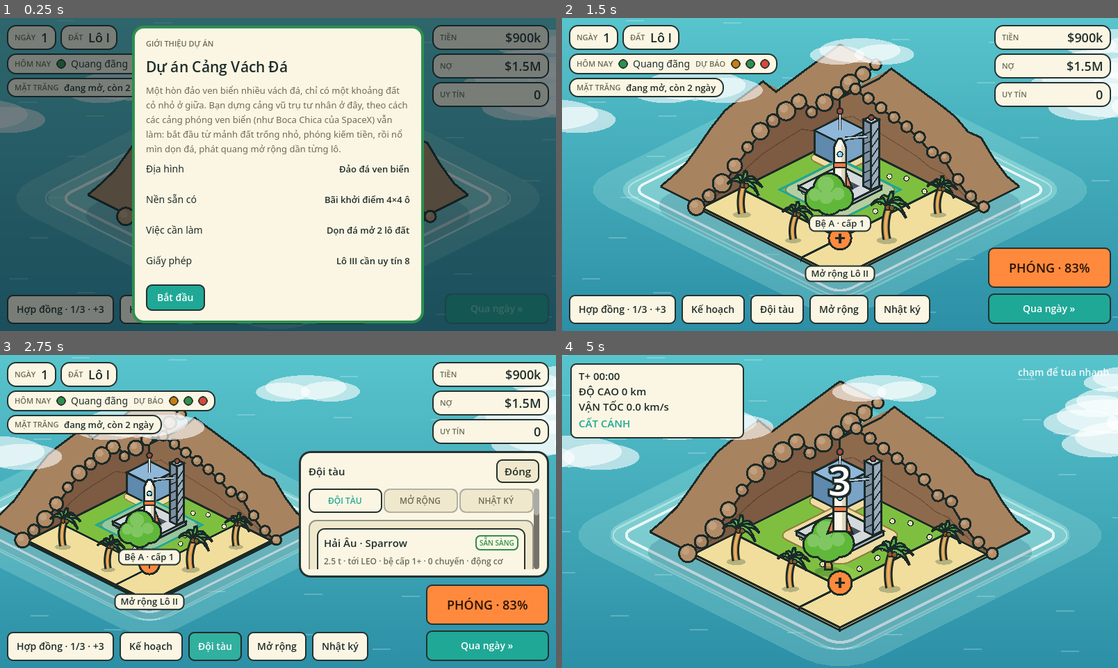
Above: before the commit, frames 1-4 (two rows, left to right).
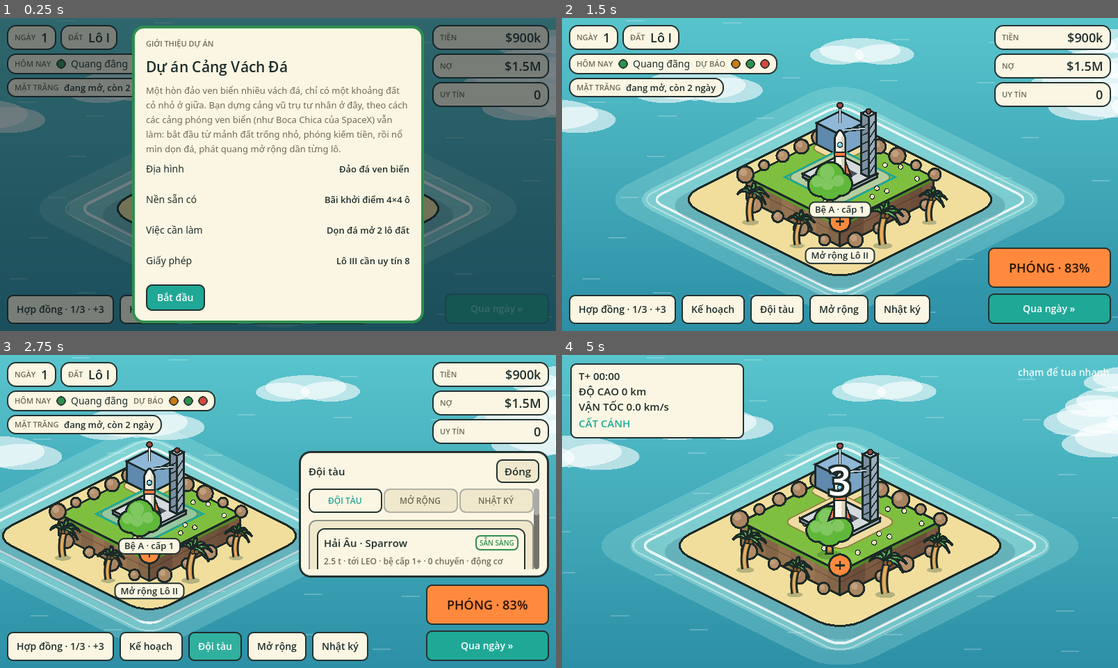
Above: after the commit, the same moments.

Repository: DcViet/bephong-godot
Game: Godot game, scene res://scenes/main.tscn
Two runs of this game, one before a commit and one after it. Both use one fixed random seed, a clock stepped at 60 frames per second and the inputs below.
Inputs:
- Up to frame 1 (0.25 s): no input
- Up to frame 2 (1.5 s): click "Hợp đồng · 1/3 · +3" at 0.5 s; click "Kế hoạch" at 1.25 s
- Up to frame 3 (2.75 s): click "Đội tàu" at 2 s
- Up to frame 4 (5 s): click "Mở rộng" at 2.75 s; click "Nhật ký" at 3.5 s; click "PHÓNG · 83%" at 4.25 s

The runs differ from the first frame. In frame 1, 2.8% of the frame differs, in the area x 8-92%, y 39-74%; in frame 2, 30%; in frame 3, 23%; in frame 4, 32%, in the area x 3-97%, y 8-100%.

Commit message:
Đảo theo phối cảnh: hai cạnh gần camera là vách đá thấp, chân vách ra bãi cát
Mặt nước và bãi cát nằm thấp (z = -CLIFF_H), vùng cỏ nâng cao hơn. Phía sau chỉ lộ đường viền và tảng đá.
Máy ủi đứng trên cỏ, cọ đứng trên cát ở chân vách, camera chừa chỗ cho chân vách.

Co-Authored-By: Claude Sonnet 5.5 <noreply@anthropic.com>

Diff:
--- a/scripts/launch_view.gd
+++ b/scripts/launch_view.gd
@@ -33,7 +33,7 @@
 const PLAZA := Rect2(2, 2, 8, 8)
 const FULL := Rect2(1, 1, 10, 10)    # vùng cỏ cuối cùng; một vành đá / bãi cát bao quanh
 const RIM := 1.5                     # bề rộng vành đá / bãi cát quanh vùng cỏ (ô lưới)
-const CLIFF_H := 85.0                # độ cao vách núi phía sau (px thế giới)
+const CLIFF_H := 46.0                # chiều cao vách đá ở hai cạnh gần camera (px thế giới)
 
 var desc: Dictionary = {}
 var running: bool = false
@@ -351,7 +351,7 @@
 	var lx := _iso(vr.position.x, vr.end.y).x
 	var rxe := _iso(vr.end.x, vr.position.y).x
 	var ty := minf(_iso(vr.position.x, vr.position.y).y - 110.0, 60.0)    # chừa chỗ cho tháp và tàu
-	var by := _iso(vr.end.x, vr.end.y).y + 50.0
+	var by := _iso(vr.end.x, vr.end.y).y + 50.0 + CLIFF_H
 	var ww := rxe - lx
 	if size.x < size.y:
 		ww = minf(ww, 780.0)    # màn dọc: cắt bớt hai góc đảo cho đỡ nhỏ
@@ -415,7 +415,7 @@
 
 
 ## Hình chữ nhật bo góc trên lưới → các điểm iso (dùng cho vùng nước nông, bọt sóng).
-func _rrect(r: Rect2, rad: float, n: int = 5) -> PackedVector2Array:
+func _rrect(r: Rect2, rad: float, n: int = 5, z: float = 0.0) -> PackedVector2Array:
 	var pts := PackedVector2Array()
 	var cs: Array = [Vector2(r.end.x - rad, r.position.y + rad), Vector2(r.end.x - rad, r.end.y - rad), Vector2(r.position.x + rad, r.end.y - rad), Vector2(r.position.x + rad, r.position.y + rad)]
 	var a0: Array = [-PI * 0.5, 0.0, PI * 0.5, PI]
@@ -423,21 +423,21 @@
 		var ctr: Vector2 = cs[c]
 		for i in n + 1:
 			var a: float = float(a0[c]) + PI * 0.5 * float(i) / float(n)
-			pts.append(_iso(ctr.x + cos(a) * rad, ctr.y + sin(a) * rad))
+			pts.append(_iso(ctr.x + cos(a) * rad, ctr.y + sin(a) * rad, z))
 	return pts
 
 
 ## Nước nông xanh ngọc quanh đảo + hai vòng bọt sóng vỗ nhẹ (kiểu đảo nhiệt đới).
-func _draw_shallows(land: Rect2) -> void:
+func _draw_shallows(land: Rect2, z: float = 0.0) -> void:
 	var halo := land.grow(1.7)
-	draw_colored_polygon(_rrect(halo, 1.3), Color(0.78, 0.98, 0.93, 0.2))
-	draw_colored_polygon(_rrect(land.grow(1.0), 0.9), Color(0.8, 1.0, 0.94, 0.30))
+	draw_colored_polygon(_rrect(halo, 1.3, 5, z), Color(0.78, 0.98, 0.93, 0.2))
+	draw_colored_polygon(_rrect(land.grow(1.0), 0.9, 5, z), Color(0.8, 1.0, 0.94, 0.30))
 	var sw := 0.0 if _reduce_motion else sin(_t * 1.6)
 	var foam := land.grow(0.42)
-	var l1 := _rrect(foam.grow(0.10 + 0.05 * sw), 0.45)
+	var l1 := _rrect(foam.grow(0.10 + 0.05 * sw), 0.45, 5, z)
 	l1.append(l1[0])
 	draw_polyline(l1, Color(1, 1, 1, 0.82), 5.0)
-	var l2 := _rrect(foam.grow(0.46 + 0.09 * sin(_t * 1.6 + 1.7 if not _reduce_motion else 0.0)), 0.6)
+	var l2 := _rrect(foam.grow(0.46 + 0.09 * sin(_t * 1.6 + 1.7 if not _reduce_motion else 0.0)), 0.6, 5, z)
 	l2.append(l2[0])
 	draw_polyline(l2, Color(1, 1, 1, 0.38), 3.0)
 
@@ -453,109 +453,94 @@
 	return Rect2(cur.position.lerp(tgt.position, f), cur.size.lerp(tgt.size, f))
 
 
+## Đảo theo phối cảnh: mặt nước và bãi cát nằm thấp (z = −CLIFF_H), vùng cỏ nâng cao hơn; hai cạnh gần camera là vách đá
+## (chân vách ra bãi cát); hai cạnh phía sau chỉ lộ đường viền và vài tảng đá.
 func _draw_island() -> void:
 	var e := _eff
 	var isl := e.grow(RIM)
-	_draw_shallows(isl)
-	var shadow := _rrect(isl.grow(0.3), 0.9)
+	var zw := -CLIFF_H
+	_draw_shallows(isl, zw)
+	var shadow := _rrect(isl.grow(0.3), 0.9, 5, zw)
 	for k in shadow.size():
-		shadow[k] += Vector2(0, 30)
+		shadow[k] += Vector2(0, 12)
 	draw_colored_polygon(shadow, Color(0.1, 0.35, 0.45, 0.22))
+	_draw_beach(isl)
+	_draw_cliffs(e)
 	# Cỏ: một mảng xanh, thêm vài ô sáng hơn cho đỡ phẳng.
-	draw_colored_polygon(PackedVector2Array([_iso(e.position.x, e.position.y), _iso(e.end.x, e.position.y), _iso(e.end.x, e.end.y), _iso(e.position.x, e.end.y)]), Color.html("#7fbf40"))
+	var corners := PackedVector2Array([_iso(e.position.x, e.position.y), _iso(e.end.x, e.position.y), _iso(e.end.x, e.end.y), _iso(e.position.x, e.end.y)])
+	draw_colored_polygon(corners, Color.html("#7fbf40"))
 	var lite := Color.html("#8bc948")
 	for i in range(floori(e.position.x), ceili(e.end.x)):
 		for j in range(floori(e.position.y), ceili(e.end.y)):
 			if (i * 73 + j * 151) % 4 == 0 and e.encloses(Rect2(float(i), float(j), 1.0, 1.0)):
 				_flat_tile(float(i), float(j), 1.0, 1.0, lite)
-	_draw_beach(e, isl)
-	_draw_cliffs(e, isl)
-
-
-## Bãi cát phía trước (hai cạnh gần camera): thấp, sáng, không che mặt bằng.
-func _draw_beach(e: Rect2, isl: Rect2) -> void:
-	var top := Color.html("#f1de9c")
-	var lc := Color.html("#cdb67e")
-	var rc := Color.html("#dfca8f")
-	_box(e.position.x, e.end.y, e.size.x, isl.end.y - e.end.y, 5.0, top, lc, rc)
-	_box(e.end.x, e.position.y, isl.end.x - e.end.x, isl.end.y - e.position.y, 5.0, top, lc, rc)
-
-
-## Độ cao sống núi tại điểm thứ k: cao ở phía sau, thấp dần về phía trước (u = 0 → 1) rồi hạ thành bãi cát.
-func _ridge_h(u: float, k: int) -> float:
-	var taper := 1.0 - smoothstep(0.5, 1.0, u)
-	var n := 0.78 + 0.44 * float((k * 37 + 11) % 13) / 13.0
-	return 6.0 + CLIFF_H * taper * n
-
-
-## Vách núi liền khối ở hai cạnh phía sau: mặt vách quay vào bãi cỏ, mặt đỉnh nằm sau lưng, sống núi lởm chởm có tảng tròn.
-## Mỗi mặt vẽ bằng các dải tứ giác lồi (một đa giác lớn có thể tự cắt nên không tô được).
-func _draw_cliffs(e: Rect2, isl: Rect2) -> void:
-	var wall := Color.html("#7d5a42")
-	var wall2 := Color.html("#8e6a4d")
-	var top := Color.html("#a88360")
-	var boulder := Color.html("#b8926c")
-	# --- Cạnh sau-trái: x ∈ [isl.x0, e.x0], chạy dọc theo y ---
-	var nl := maxi(2, int(ceil((isl.end.y - isl.position.y) / 0.5)))
-	var span := maxf(0.1, isl.end.y - e.position.y)
-	var in_t := PackedVector2Array()
-	var out_t := PackedVector2Array()
-	var base := PackedVector2Array()
-	var mid := PackedVector2Array()
-	var face_t := PackedVector2Array()
+	var ln := PackedVector2Array(corners)
+	ln.append(corners[0])
+	draw_polyline(ln, INK, _ow())
+	_draw_rim_rocks(e)
+
+
+## Bãi cát thấp bao quanh đảo (ở mực nước); phần phía sau bị vùng cỏ che đi.
+func _draw_beach(isl: Rect2) -> void:
+	var pts := _rrect(isl, 0.9, 5, -CLIFF_H)
+	draw_colored_polygon(pts, Color.html("#f1de9c"))
+	var ln := PackedVector2Array(pts)
+	ln.append(pts[0])
+	draw_polyline(ln, INK, _ow())
+
+
+## Vách đá thấp ở hai cạnh gần camera: mép cỏ ở độ cao 0, chân vách chạm bãi cát (z = −CLIFF_H).
+## Cạnh y = e.end.y quay mặt về +gy (trái-dưới); cạnh x = e.end.x quay mặt về +gx (phải-dưới, tối hơn).
+func _draw_cliffs(e: Rect2) -> void:
+	var zb := -CLIFF_H
+	var ow := _ow()
+	var face_a := Color.html("#9a7653")
+	var face_b := Color.html("#7d5a42")
+	var lip := Color.html("#5f9b2f")
+	var strata := Color(0, 0, 0, 0.2)
+	var na := maxi(2, int(ceil(e.size.x / 0.5)))
+	for k in na:
+		var x0 := e.position.x + e.size.x * float(k) / float(na)
+		var x1 := e.position.x + e.size.x * float(k + 1) / float(na)
+		var col := face_a.lerp(face_a.darkened(0.14), float((k * 37) % 5) / 4.0)
+		draw_colored_polygon(PackedVector2Array([_iso(x0, e.end.y, 0.0), _iso(x1, e.end.y, 0.0), _iso(x1, e.end.y, zb), _iso(x0, e.end.y, zb)]), col)
+		draw_colored_polygon(PackedVector2Array([_iso(x0, e.end.y, 0.0), _iso(x1, e.end.y, 0.0), _iso(x1, e.end.y, -8.0), _iso(x0, e.end.y, -8.0)]), lip)
+	draw_line(_iso(e.position.x, e.end.y, zb * 0.45), _iso(e.end.x, e.end.y, zb * 0.45), strata, 2.0)
+	var nb := maxi(2, int(ceil(e.size.y / 0.5)))
+	for k in nb:
+		var y0 := e.position.y + e.size.y * float(k) / float(nb)
+		var y1 := e.position.y + e.size.y * float(k + 1) / float(nb)
+		var col2 := face_b.lerp(face_b.darkened(0.14), float((k * 29) % 5) / 4.0)
+		draw_colored_polygon(PackedVector2Array([_iso(e.end.x, y0, 0.0), _iso(e.end.x, y1, 0.0), _iso(e.end.x, y1, zb), _iso(e.end.x, y0, zb)]), col2)
+		draw_colored_polygon(PackedVector2Array([_iso(e.end.x, y0, 0.0), _iso(e.end.x, y1, 0.0), _iso(e.end.x, y1, -8.0), _iso(e.end.x, y0, -8.0)]), lip.darkened(0.12))
+	draw_line(_iso(e.end.x, e.position.y, zb * 0.45), _iso(e.end.x, e.end.y, zb * 0.45), strata, 2.0)
+	# Nét viền: đáy và đỉnh hai mặt, hai đầu và đường góc trước.
+	draw_polyline(PackedVector2Array([_iso(e.position.x, e.end.y, 0.0), _iso(e.end.x, e.end.y, 0.0), _iso(e.end.x, e.position.y, 0.0)]), INK, ow)
+	draw_polyline(PackedVector2Array([_iso(e.position.x, e.end.y, zb), _iso(e.end.x, e.end.y, zb), _iso(e.end.x, e.position.y, zb)]), INK, ow)
+	draw_line(_iso(e.position.x, e.end.y, 0.0), _iso(e.position.x, e.end.y, zb), INK, ow)
+	draw_line(_iso(e.end.x, e.end.y, 0.0), _iso(e.end.x, e.end.y, zb), INK, ow)
+	draw_line(_iso(e.end.x, e.position.y, 0.0), _iso(e.end.x, e.position.y, zb), INK, ow)
+	# Tảng đá ở chân vách và trên mép cỏ.
+	var rock := Color.html("#b8926c")
+	for k in range(1, na, 2):
+		var xx := e.position.x + e.size.x * float(k) / float(na)
+		_boulder(_iso(xx, e.end.y + 0.16, zb) + Vector2(0, -5), 7.0 + float((k * 7) % 4) * 2.0, rock, float(k))
+	for k in range(1, nb, 2):
+		var yy := e.position.y + e.size.y * float(k) / float(nb)
+		_boulder(_iso(e.end.x + 0.16, yy, zb) + Vector2(0, -5), 7.0 + float((k * 5) % 4) * 2.0, rock, float(k) + 3.0)
+
+
+## Tảng đá dọc hai mép phía sau của vùng cỏ (phía sau không thấy vách, chỉ thấy bờ núi chạy ngang).
+func _draw_rim_rocks(e: Rect2) -> void:
+	var rock := Color.html("#b8926c")
+	var nl := maxi(2, int(ceil(e.size.y / 0.9)))
 	for k in nl + 1:
-		var y := isl.position.y + (isl.end.y - isl.position.y) * float(k) / float(nl)
-		var h := _ridge_h(clampf((y - e.position.y) / span, 0.0, 1.0), k)
-		var it := _iso(e.position.x, y, h)
-		in_t.append(it)
-		out_t.append(_iso(isl.position.x, y, h))
-		if y >= e.position.y - 0.01:
-			base.append(_iso(e.position.x, y, 0.0))
-			mid.append(_iso(e.position.x, y, h * 0.5))
-			face_t.append(it)
-	_strip(out_t, in_t, top)
-	_strip(base, face_t, wall)
-	draw_polyline(mid, Color(0, 0, 0, 0.22), 2.0)
-	_edge(out_t, in_t)
-	_edge(base, face_t)
-	for k in nl + 1:
-		_boulder(in_t[k] + Vector2(-5, 2), 8.0 + float((k * 7) % 5) * 1.8, boulder, float(k))
-	# --- Cạnh sau-phải: y ∈ [isl.y0, e.y0], chạy dọc theo x ---
-	var nr := maxi(2, int(ceil((isl.end.x - e.position.x) / 0.5)))
-	var span2 := maxf(0.1, isl.end.x - e.position.x)
-	var in_t2 := PackedVector2Array()
-	var out_t2 := PackedVector2Array()
-	var base2 := PackedVector2Array()
-	var mid2 := PackedVector2Array()
-	for k in nr + 1:
-		var x := e.position.x + span2 * float(k) / float(nr)
-		var h2 := _ridge_h(clampf((x - e.position.x) / span2, 0.0, 1.0), k + 5)
-		in_t2.append(_iso(x, e.position.y, h2))
-		out_t2.append(_iso(x, isl.position.y, h2))
-		base2.append(_iso(x, e.position.y, 0.0))
-		mid2.append(_iso(x, e.position.y, h2 * 0.5))
-	_strip(out_t2, in_t2, top)
-	_strip(base2, in_t2, wall2)
-	draw_polyline(mid2, Color(0, 0, 0, 0.22), 2.0)
-	_edge(out_t2, in_t2)
-	_edge(base2, in_t2)
+		var y := e.position.y + e.size.y * float(k) / float(nl)
+		_boulder(_iso(e.position.x - 0.05, y, 0.0) + Vector2(0, -4), 8.0 + float((k * 7) % 4) * 2.2, rock, float(k))
+	var nr := maxi(2, int(ceil(e.size.x / 0.9)))
 	for k in range(1, nr + 1):
-		_boulder(in_t2[k] + Vector2(5, 2), 8.0 + float((k * 5) % 5) * 1.8, boulder, float(k))
-
-
-## Dải tứ giác giữa hai đường a và b (cùng số điểm).
-func _strip(a: PackedVector2Array, b: PackedVector2Array, col: Color) -> void:
-	for k in a.size() - 1:
-		draw_colored_polygon(PackedVector2Array([a[k], a[k + 1], b[k + 1], b[k]]), col)
-
-
-## Viền mực quanh một dải: hai cạnh dài và hai đầu.
-func _edge(a: PackedVector2Array, b: PackedVector2Array) -> void:
-	var ow := _ow()
-	draw_polyline(a, INK, ow)
-	draw_polyline(b, INK, ow)
-	draw_line(a[0], b[0], INK, ow)
-	draw_line(a[a.size() - 1], b[b.size() - 1], INK, ow)
+		var x := e.position.x + e.size.x * float(k) / float(nr)
+		_boulder(_iso(x, e.position.y - 0.05, 0.0) + Vector2(0, -4), 8.0 + float((k * 5) % 4) * 2.2, rock, float(k) + 5.0)
 
 
 ## Tảng đá tròn có viền trên sống núi (làm bờ núi bớt vuông vức).
@@ -600,9 +585,9 @@
 	draw_rect(Rect2(c.x - 2, c.y - 9, 4, 18), INK)
 
 
-## Chỗ máy ủi đứng: mép phải của vùng cỏ đang nở ra.
+## Chỗ máy ủi đứng: sát mép phải của vùng cỏ đang nở ra (trên cỏ, không lơ lửng trên vách).
 func _digger_at() -> Vector2:
-	return Vector2(_eff.end.x + 0.1, _eff.position.y + _eff.size.y * 0.55)
+	return Vector2(_eff.end.x - 1.0, _eff.position.y + _eff.size.y * 0.55)
 
 
 ## Máy ủi vàng + bụi bốc lên, hoạt động trong lúc cải tạo.
@@ -621,7 +606,7 @@
 		draw_circle(pp, 9.0 + ph * 12.0, Color(0.78, 0.68, 0.52, 0.55 * (1.0 - ph)))
 
 
-## Cọ trên bãi cát phía trước đảo.
+## Cọ trên bãi cát ở chân vách phía trước (bãi nằm thấp hơn mép cỏ CLIFF_H).
 func _add_palms() -> void:
 	var e := _eff
 	var pts: Array = []
@@ -630,7 +615,7 @@
 		pts.append(Vector2(e.position.x + e.size.x * f, e.end.y + RIM * 0.55))
 	for i in pts.size():
 		var pg: Vector2 = pts[i]
-		_items.append([pg.x + pg.y, _draw_palm.bind(_iso(pg.x, pg.y), 0.58 + 0.08 * float(i % 3), float(i) * 1.9)])
+		_items.append([pg.x + pg.y, _draw_palm.bind(_iso(pg.x, pg.y, -CLIFF_H), 0.58 + 0.08 * float(i % 3), float(i) * 1.9)])
 
 
 # ---------- ô cát dưới công trình ----------
